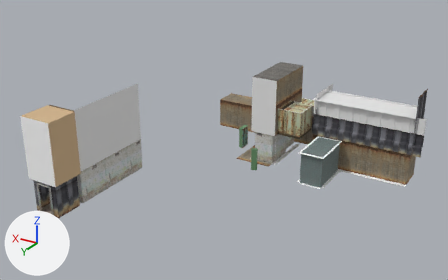
One commit to the COLLADA model assets/gen.dae: the scene before it, then after it.
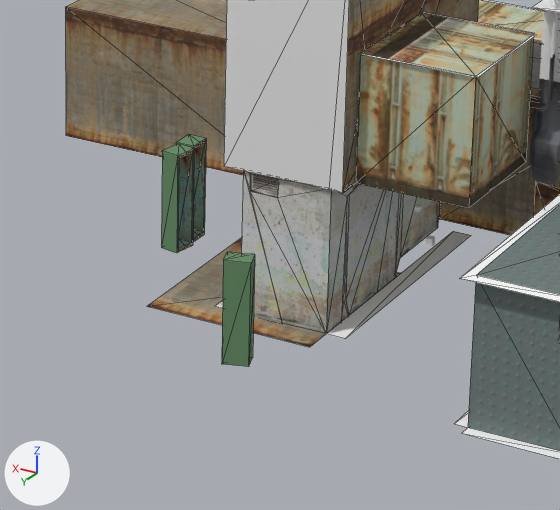
Old and new are each drawn whole from a 50 mm camera at (-8.54, 39.48, 18.97) aimed at (10.93, 7.02, 2.75) and again close up on the part from 46% to 71% of the width and 35% to 71% of the height. Lighting does not change. The marker at lower left points along +X, +Y and +Z. The close-ups show mesh edges as thin lines. Where no turn or scale is listed for an object, it has been applied to the vertices. Vertices at the same position are counted once.

Objects in the first close-up: 'SketchUp', 'box_locker', 'box_locker.001', 'box_locker.002', 'group_0', 'group_1', 'group_10', 'group_11', 'group_13', 'group_20', 'group_4', 'wall.004'.
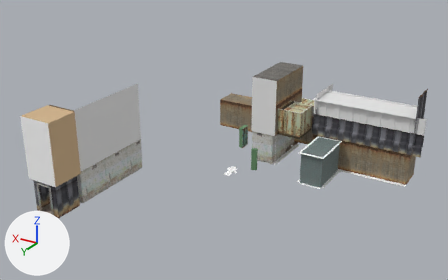
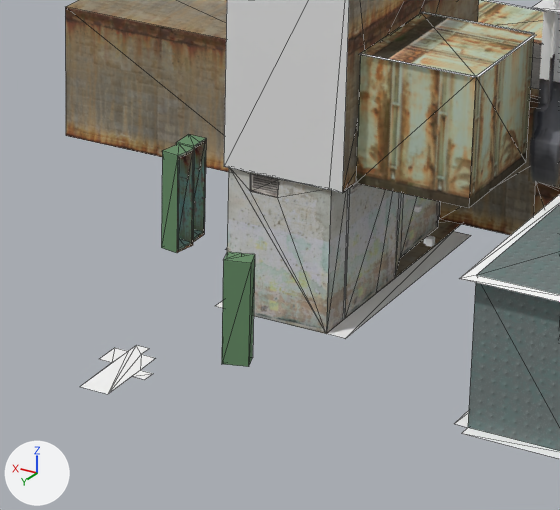
The change in detail:
me_group_20 is used by ob_group_20; location (11.5, 9.2, -1.0).
me_group_20 had 80 vertices, 149 faces and spanned x -2.6..-0.75, y -10.2..-5.65, z 0.98..7.2.
me_group_20 now has 72 vertices, 117 faces and spans x -2.6..0.97, y -10.2..-4.23, z 0.0..7.2.
me_group_20 part 1: a new loose piece of 14 vertices spanning x 0.06..0.97, y -5.83..-4.23, z 0.0, in mat_material (white #ffffff).
Part 2, on me_group_20:
33 vertices are removed from x -2.4..-1.03, y -9.9..-5.7, z 0.98..3.2.
86 faces are deleted.
1 vertex moves from x -2.4, y -6.16, z 1.0 to x -2.4, y -6.22, z 1.0.
11 vertices are added at x -2.4..-0.8, y -9.9..-5.7, z 1.0..3.2.
2 new faces join them, mat_floor1 (picture img_floor1_png).
13 new faces join them, mat_bunkerwall (picture img_bunkerwall_png).
8 new faces join them, mat_ebony (its picture is missing).
9 new faces join them, mat_bunkerwall_var (picture img_bunkerwall_var_png).
6 new faces join them, mat_scrappyfloor_var (picture img_scrappyfloor_var_png).
4 new faces join them, mat_scrappyfloor (picture img_scrappyfloor_png).
Object 'group_11' (ob_group_11) moves from (10.54, 3.7, 0.0) to (10.54, 1.36, 0.0).

Boxes (x1, y1, x2, y2) around the edits, measured in the close-ups (560 x 510 px):
'group_20', reshaped
    before: (224, 0, 479, 334)
    after: (80, 0, 479, 394)
'group_11', moved
    before: (147, 238, 401, 347)
    after: (226, 219, 461, 278)
part 1 of me_group_20, added
    after: (80, 345, 155, 394)
part 2 of me_group_20, cut back
    before: (241, 171, 399, 334)
    after: (227, 168, 399, 334)
